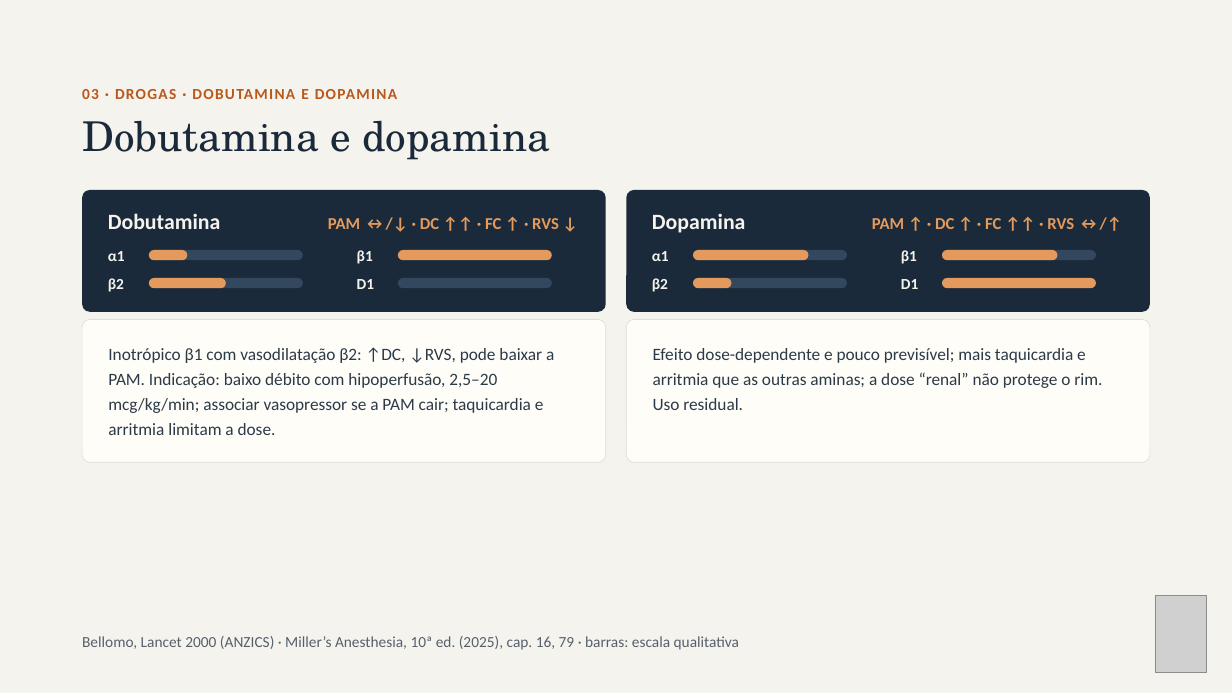
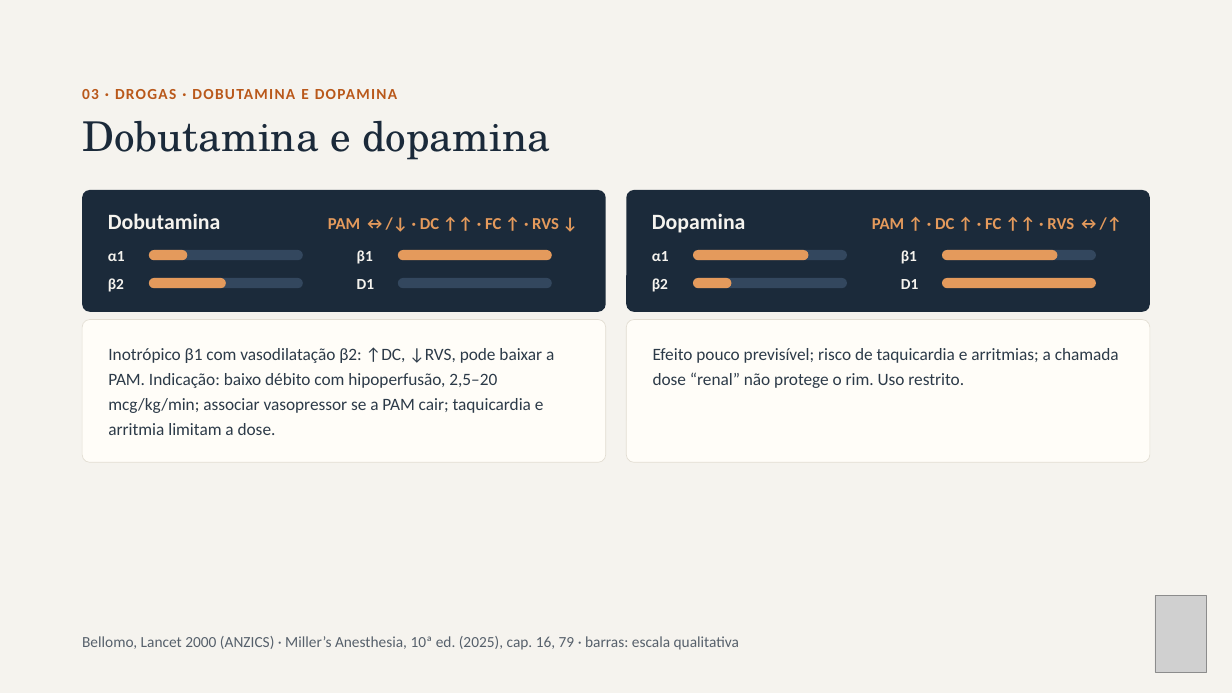
Before and after one commit to brunomoraesdubois-bit/Bruno, a slide deck: slide 8 of apresentacao/Aminas_Vasoativas.pptx. Drawn at 1232x693 pixels with LibreOffice and Linux fonts; fonts in the diff are those of the drawing; grey boxes stand for pictures. Boxes give left, top, right and bottom in pixels: in the first picture for what was removed or moved away, otherwise in the second. Text is boxed around its words. In the diff, an @@ line names an element or a change of style, - is before the commit and + after.

```diff
--- a/apresentacao/Aminas_Vasoativas.pptx
+++ b/apresentacao/Aminas_Vasoativas.pptx
@@ text at <box>653,348,1119,388</box>: text changed @@
-Efeito dose-dependente e pouco previsível; mais taquicardia e arritmia que as outras aminas; a dose “renal” não protege o rim. Uso residual.
+Efeito pouco previsível; risco de taquicardia e arritmias; a chamada dose “renal” não protege o rim. Uso restrito.
```
Also in this commit, not shown: 3 other slides changed, 14 other files.
